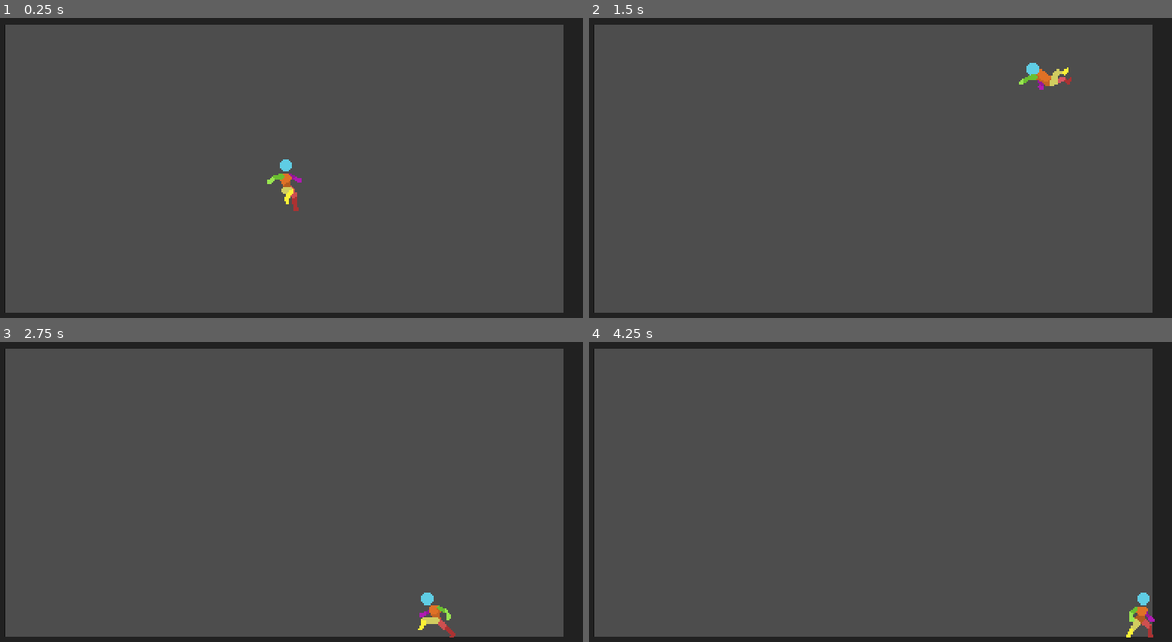
Above: before the commit, frames 1-4 (two rows, left to right).
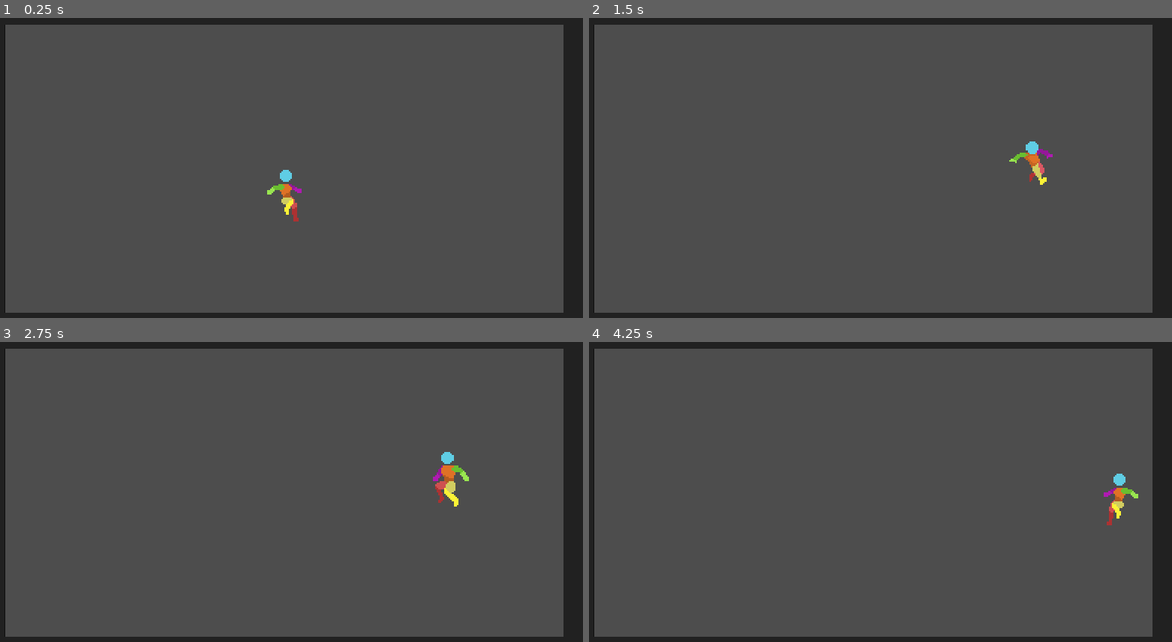
Above: after the commit, the same moments.

Repository: alexishachemi/godot-smc
Game: Godot game, scene res://example/example_scene.tscn
Two runs of this game, one before a commit and one after it. Both use one fixed random seed, a clock stepped at 60 frames per second and the inputs below.
Inputs:
- Up to frame 1 (0.25 s): no input
- Up to frame 2 (1.5 s): hold D (right) from 0.53 s (still down); tap Space (jump) at 0.6, 0.77, 1.07, 1.35 s
- Up to frame 3 (2.75 s): tap Space (jump) at 1.52, 1.82, 2.1 s; release D (right) at 2.03 s; hold A (left) from 2.03 s (still down)
- Up to frame 4 (4.25 s): release A (left) at 2.78 s; hold D (right) from 2.78 s (still down); tap Space (jump) at 2.85, 3.02, 3.32, 3.6, 3.77, 4.07 s

The runs differ from the first frame. In frame 1, 0.5% of the frame differs, in the area x 45-52%, y 47-68%; in frame 2, 0.7%; in frame 3, 0.8%, in the area x 71-81%, y 36-99%; in frame 4, 0.7%.

Commit message:
Add wall example states

Diff:
--- a/example/components/physics_component.gd
+++ b/example/components/physics_component.gd
@@ -12,9 +12,11 @@
 func get_dependencies() -> Dictionary:
 	return {"AnimatorComponent": "animator"}
 
-func apply_gravity():
-	body.velocity += body.up_direction * -gravity_force
-	body.velocity.clampf(-terminal_speed, terminal_speed)
+func apply_gravity(force = null, max_speed = null):
+	var _force = force if force is float else gravity_force
+	var _max_speed = max_speed if max_speed is float else terminal_speed
+	body.velocity += body.up_direction * -_force
+	body.velocity = body.velocity.clampf(-_max_speed, _max_speed)
 
 func update_flip():
 	if body.velocity.x < 0:
--- a/example/components/stats_component.gd
+++ b/example/components/stats_component.gd
@@ -9,6 +9,7 @@
 @export var max_speed: int
 @export var air_acceleration: int
 @export var air_max_speed: int
+@export var wall_jump_H_force: int
 @export_group("current")
 @export var jumps: int
 
--- /dev/null
+++ b/example/components/wall_detector_component.gd
@@ -0,0 +1,14 @@
+class_name WallDetectorComponent
+extends Component
+
+@export var detectors: Array[WallDetector]
+
+var detection_map: Dictionary
+
+func touches(dir = null) -> bool:
+	for d in detectors:
+		if d.direction == dir:
+			return d.enabled
+		elif dir == null and d.enabled:
+			return true
+	return false
--- a/example/example_scene.tscn
+++ b/example/example_scene.tscn
@@ -20,11 +20,12 @@
 [node name="StaticBody2D2" type="StaticBody2D" parent="."]
 position = Vector2(2350.45, 1653.24)
 scale = Vector2(9.14911, 2.01799)
+collision_layer = 2
+collision_mask = 0
 metadata/_edit_group_ = true
 
 [node name="CollisionShape2D" type="CollisionShape2D" parent="StaticBody2D2"]
 position = Vector2(-129.242, -669.256)
-scale = Vector2(1, 1)
 shape = SubResource("RectangleShape2D_0uw12")
 
 [node name="Sprite2D" type="Sprite2D" parent="StaticBody2D2"]
@@ -35,11 +36,12 @@
 [node name="StaticBody2D3" type="StaticBody2D" parent="."]
 position = Vector2(1168, 1656)
 scale = Vector2(9.14911, 2.01799)
+collision_layer = 2
+collision_mask = 0
 metadata/_edit_group_ = true
 
 [node name="CollisionShape2D" type="CollisionShape2D" parent="StaticBody2D3"]
 position = Vector2(-129.242, -669.29)
-scale = Vector2(1, 1)
 shape = SubResource("RectangleShape2D_0uw12")
 
 [node name="Sprite2D" type="Sprite2D" parent="StaticBody2D3"]
@@ -50,6 +52,8 @@
 [node name="StaticBody2D" type="StaticBody2D" parent="."]
 position = Vector2(584, 683)
 scale = Vector2(3.02475, 1.42056)
+collision_layer = 2
+collision_mask = 0
 metadata/_edit_group_ = true
 
 [node name="CollisionShape2D" type="CollisionShape2D" parent="StaticBody2D"]
@@ -63,6 +67,8 @@
 [node name="StaticBody2D4" type="StaticBody2D" parent="."]
 position = Vector2(576, -32)
 scale = Vector2(3.02475, 1.42056)
+collision_layer = 2
+collision_mask = 0
 metadata/_edit_group_ = true
 
 [node name="CollisionShape2D" type="CollisionShape2D" parent="StaticBody2D4"]
--- a/example/player.tscn
+++ b/example/player.tscn
@@ -8,17 +8,23 @@
 [ext_resource type="Texture2D" uid="uid://dsl2tj2pq4j1k" path="res://example/sprites/Player Idle 48x48.png" id="3_hraqs"]
 [ext_resource type="Texture2D" uid="uid://c505vjxsdup0x" path="res://example/sprites/player land 48x48.png" id="4_hjo3w"]
 [ext_resource type="Texture2D" uid="uid://dvlrycjlil8ue" path="res://example/sprites/player run 48x48.png" id="5_8842k"]
+[ext_resource type="Texture2D" uid="uid://uo42aak2ueih" path="res://example/sprites/player wall land 48x48.png" id="6_2bfr5"]
+[ext_resource type="Script" path="res://example/ressources/wall_detector.gd" id="6_6b1jq"]
+[ext_resource type="Texture2D" uid="uid://dm68y1bhfojsw" path="res://example/sprites/player wall slide 48x48.png" id="7_t1kmx"]
 [ext_resource type="Script" path="res://example/components/physics_component.gd" id="8_8csqj"]
 [ext_resource type="Script" path="res://example/components/input_component.gd" id="9_b06cs"]
 [ext_resource type="Script" path="res://example/states/idle.gd" id="10_gip77"]
 [ext_resource type="Script" path="res://example/components/stats_component.gd" id="10_tj3p2"]
+[ext_resource type="Script" path="res://example/components/wall_detector_component.gd" id="11_vra7y"]
 [ext_resource type="Script" path="res://example/states/run.gd" id="13_3k7vp"]
 [ext_resource type="Script" path="res://example/states/jump.gd" id="13_jk8jh"]
 [ext_resource type="Script" path="res://example/states/fall.gd" id="14_oees3"]
 [ext_resource type="Script" path="res://example/states/land.gd" id="16_bvkri"]
+[ext_resource type="Script" path="res://example/states/wall_land.gd" id="19_w2h4h"]
+[ext_resource type="Script" path="res://example/states/wall_slide.gd" id="22_taks6"]
 
 [sub_resource type="RectangleShape2D" id="RectangleShape2D_5rfm7"]
-size = Vector2(14, 24)
+size = Vector2(11, 24)
 
 [sub_resource type="AtlasTexture" id="AtlasTexture_qykrr"]
 atlas = ExtResource("1_0r6n0")
@@ -167,6 +173,26 @@
 [sub_resource type="AtlasTexture" id="AtlasTexture_7mjwp"]
 atlas = ExtResource("5_8842k")
 region = Rect2(336, 0, 48, 48)
+
+[sub_resource type="AtlasTexture" id="AtlasTexture_4wxdc"]
+atlas = ExtResource("6_2bfr5")
+region = Rect2(192, 0, 48, 48)
+
+[sub_resource type="AtlasTexture" id="AtlasTexture_0sa5p"]
+atlas = ExtResource("6_2bfr5")
+region = Rect2(240, 0, 48, 48)
+
+[sub_resource type="AtlasTexture" id="AtlasTexture_iwhgi"]
+atlas = ExtResource("7_t1kmx")
+region = Rect2(0, 0, 48, 48)
+
+[sub_resource type="AtlasTexture" id="AtlasTexture_tpgmj"]
+atlas = ExtResource("7_t1kmx")
+region = Rect2(48, 0, 48, 48)
+
+[sub_resource type="AtlasTexture" id="AtlasTexture_kg46y"]
+atlas = ExtResource("7_t1kmx")
+region = Rect2(96, 0, 48, 48)
 
 [sub_resource type="SpriteFrames" id="SpriteFrames_bqbpv"]
 animations = [{
@@ -315,19 +341,75 @@
 "loop": true,
 "name": &"run",
 "speed": 10.0
+}, {
+"frames": [{
+"duration": 1.0,
+"texture": SubResource("AtlasTexture_4wxdc")
+}, {
+"duration": 1.0,
+"texture": SubResource("AtlasTexture_0sa5p")
+}],
+"loop": false,
+"name": &"wall_land",
+"speed": 10.0
+}, {
+"frames": [{
+"duration": 1.0,
+"texture": SubResource("AtlasTexture_iwhgi")
+}, {
+"duration": 1.0,
+"texture": SubResource("AtlasTexture_tpgmj")
+}, {
+"duration": 1.0,
+"texture": SubResource("AtlasTexture_kg46y")
+}],
+"loop": false,
+"name": &"wall_slide",
+"speed": 10.0
 }]
 
+[sub_resource type="CircleShape2D" id="CircleShape2D_k8o2q"]
+radius = 1.0
+
 [node name="Player" type="CharacterBody2D"]
+collision_mask = 2
 
 [node name="CollisionShape2D" type="CollisionShape2D" parent="."]
-position = Vector2(-1, 3)
+position = Vector2(-0.5, 3)
 shape = SubResource("RectangleShape2D_5rfm7")
 
 [node name="AnimatedSprite" type="AnimatedSprite2D" parent="."]
 position = Vector2(0, -1)
 sprite_frames = SubResource("SpriteFrames_bqbpv")
-animation = &"jump"
-frame_progress = 1.0
+animation = &"wall_land"
+
+[node name="LeftWallDetector" type="Node2D" parent="." node_paths=PackedStringArray("area")]
+position = Vector2(8, 3)
+script = ExtResource("6_6b1jq")
+direction_str = "LEFT"
+area = NodePath("area")
+metadata/_edit_group_ = true
+
+[node name="area" type="Area2D" parent="LeftWallDetector"]
+collision_layer = 0
+collision_mask = 2
+
+[node name="CollisionShape2D" type="CollisionShape2D" parent="LeftWallDetector/area"]
+shape = SubResource("CircleShape2D_k8o2q")
+
+[node name="RightWallDetector" type="Node2D" parent="." node_paths=PackedStringArray("area")]
+position = Vector2(-8, 3)
+script = ExtResource("6_6b1jq")
+direction_str = "RIGHT"
+area = NodePath("area")
+metadata/_edit_group_ = true
+
+[node name="area" type="Area2D" parent="RightWallDetector"]
+collision_layer = 0
+collision_mask = 2
+
+[node name="CollisionShape2D" type="CollisionShape2D" parent="RightWallDetector/area"]
+shape = SubResource("CircleShape2D_k8o2q")
 
 [node name="ComponentManager" type="Node" parent="."]
 script = ExtResource("2_b38yy")
@@ -339,7 +421,7 @@
 [node name="Physics" type="Node" parent="ComponentManager" node_paths=PackedStringArray("body")]
 script = ExtResource("8_8csqj")
 body = NodePath("../..")
-gravity_force = 20.0
+gravity_force = 30.0
 deceleration = 30
 
 [node name="Input" type="Node" parent="ComponentManager"]
@@ -348,13 +430,18 @@
 [node name="Stats" type="Node" parent="ComponentManager"]
 script = ExtResource("10_tj3p2")
 max_jumps = 2
-jump_force = 800
-alt_jump_force = 600
+jump_force = 1000
+alt_jump_force = 800
 acceleration = 40
 max_speed = 500
 air_acceleration = 30
 air_max_speed = 400
+wall_jump_H_force = 400
 jumps = 2
+
+[node name="WallDetector" type="Node" parent="ComponentManager" node_paths=PackedStringArray("detectors")]
+script = ExtResource("11_vra7y")
+detectors = [NodePath("../../LeftWallDetector"), NodePath("../../RightWallDetector")]
 
 [node name="StateMachine" type="Node" parent="." node_paths=PackedStringArray("component_manager")]
 script = ExtResource("1_jar21")
@@ -375,3 +462,9 @@
 
 [node name="land" type="Node" parent="StateMachine"]
 script = ExtResource("16_bvkri")
+
+[node name="wall_land" type="Node" parent="StateMachine"]
+script = ExtResource("19_w2h4h")
+
+[node name="wall_slide" type="Node" parent="StateMachine"]
+script = ExtResource("22_taks6")
--- /dev/null
+++ b/example/ressources/wall_detector.gd
@@ -0,0 +1,25 @@
+class_name WallDetector
+extends Node2D
+
+@export_enum("UP", "DOWN", "LEFT", "RIGHT") var direction_str: String
+@export var area: Area2D
+
+var enabled: bool = false
+var direction: Vector2
+
+func _ready():
+	area.body_entered.connect(func (_a): enabled = true)
+	area.body_exited.connect(func (_a): enabled = false)
+	direction = str_to_direction(direction_str)
+
+static func str_to_direction(s: String) -> Vector2:
+	match s.to_upper():
+		"UP":
+			return Vector2.UP
+		"DOWN":
+			return Vector2.DOWN
+		"LEFT":
+			return Vector2.LEFT
+		"RIGHT":
+			return Vector2.RIGHT
+	return Vector2.ZERO
--- a/example/states/fall.gd
+++ b/example/states/fall.gd
@@ -4,6 +4,7 @@
 var physics: PhysicsComponent
 var stats: StatsComponent
 var input: InputComponent
+var wall_detector: WallDetectorComponent
 
 func get_dependencies() -> Dictionary:
 	return {
@@ -11,6 +12,7 @@
 		"PhysicsComponent": "physics",
 		"StatsComponent": "stats",
 		"InputComponent": "input",
+		"WallDetectorComponent": "wall_detector"
 	}
 
 func enter(_prev_state: StringName, params: Dictionary = {}):
@@ -35,6 +37,8 @@
 		transition_to("jump", {"alt": true})
 	if physics.body.is_on_floor():
 		transition_to("land")
+	if direction != 0 and wall_detector.touches(Vector2(-direction, 0)):
+		transition_to("wall_slide")
 
 func physics_update(_delta: float):
 	physics.update()
--- a/example/states/jump.gd
+++ b/example/states/jump.gd
@@ -4,6 +4,7 @@
 var physics: PhysicsComponent
 var stats: StatsComponent
 var input: InputComponent
+var wall_detector: WallDetectorComponent
 
 func get_dependencies() -> Dictionary:
 	return {
@@ -11,6 +12,7 @@
 		"PhysicsComponent": "physics",
 		"StatsComponent": "stats",
 		"InputComponent": "input",
+		"WallDetectorComponent": "wall_detector"
 	}
 
 func jump(alt: bool = false):
@@ -41,6 +43,8 @@
 		jump(true)
 	if physics.body.velocity.y > 5:
 		transition_to("fall", {"alt": animator.animated_sprite.animation == "alt_jump"})
+	if direction != 0 and wall_detector.touches(Vector2(-direction, 0)):
+		transition_to("wall_land")
 
 func physics_update(_delta: float):
 	physics.update()
--- /dev/null
+++ b/example/states/wall_land.gd
@@ -0,0 +1,49 @@
+extends State
+
+var animator: AnimatorComponent
+var physics: PhysicsComponent
+var stats: StatsComponent
+var input: InputComponent
+var wall_detector: WallDetectorComponent
+
+var touches_right: bool = false
+
+func get_dependencies() -> Dictionary:
+	return {
+		"AnimatorComponent": "animator",
+		"PhysicsComponent": "physics",
+		"StatsComponent": "stats",
+		"InputComponent": "input",
+		"WallDetectorComponent": "wall_detector"
+	}
+
+func enter(_prev_state: StringName, _params: Dictionary = {}):
+	touches_right = wall_detector.touches(Vector2.RIGHT)
+	animator.animated_sprite.flip_h = touches_right
+	animator.play("wall_land")
+	stats.reset_stat("jumps")
+
+func exit():
+	animator.stop()
+
+func update(_delta: float):
+	var direction: int = 1 if touches_right else -1
+	var input_direction: int = ceil(input.get_vector().x)
+
+	if physics.body.is_on_floor():
+		transition_to("idle")
+	elif input.check_action("jump"):
+		animator.animated_sprite.flip_h = not touches_right
+		physics.body.velocity.x = stats.wall_jump_H_force * direction
+		transition_to("jump")
+	elif input_direction != 0 and input_direction == direction:
+		animator.animated_sprite.flip_h = not touches_right
+		physics.body.velocity.x = stats.wall_jump_H_force * direction
+		transition_to("fall")
+	elif not wall_detector.touches():
+		transition_to("fall")
+	elif physics.body.velocity.y > 5:
+		transition_to("wall_slide")
+
+func physics_update(_delta: float):
+	physics.update()
--- /dev/null
+++ b/example/states/wall_slide.gd
@@ -0,0 +1,49 @@
+extends State
+
+var animator: AnimatorComponent
+var physics: PhysicsComponent
+var stats: StatsComponent
+var input: InputComponent
+var wall_detector: WallDetectorComponent
+
+var touches_right: bool = false
+
+func get_dependencies() -> Dictionary:
+	return {
+		"AnimatorComponent": "animator",
+		"PhysicsComponent": "physics",
+		"StatsComponent": "stats",
+		"InputComponent": "input",
+		"WallDetectorComponent": "wall_detector"
+	}
+
+func enter(_prev_state: StringName, _params: Dictionary = {}):
+	touches_right = wall_detector.touches(Vector2.RIGHT)
+	animator.animated_sprite.flip_h = touches_right
+	animator.play("wall_slide")
+	stats.reset_stat("jumps")
+
+func exit():
+	animator.stop()
+
+func update(_delta: float):
+	var direction: int = 1 if touches_right else -1
+	var input_direction: int = ceil(input.get_vector().x)
+
+	if physics.body.is_on_floor():
+		animator.animated_sprite.flip_h = not touches_right
+		transition_to("land")
+	elif input.check_action("jump"):
+		animator.animated_sprite.flip_h = not touches_right
+		physics.body.velocity.x = stats.wall_jump_H_force * direction
+		transition_to("jump")
+	elif input_direction != 0 and input_direction == direction:
+		animator.animated_sprite.flip_h = not touches_right
+		physics.body.velocity.x = stats.wall_jump_H_force * direction
+		transition_to("fall")
+	elif not wall_detector.touches():
+		transition_to("fall")
+
+func physics_update(_delta: float):
+	physics.apply_gravity(physics.gravity_force / 3, physics.terminal_speed / 4)
+	physics.update(false)
--- a/project.godot
+++ b/project.godot
@@ -52,6 +52,11 @@
 ]
 }
 
+[layer_names]
+
+2d_physics/layer_1="Player"
+2d_physics/layer_2="Wall"
+
 [rendering]
 
 textures/canvas_textures/default_texture_filter=0
Not shown: 1 places in example/player.tscn that only renumber resources
Binary file added: example/sprites/player wall land 48x48.png
Not shown, added: example/sprites/player wall land 48x48.png.import
Binary file added: example/sprites/player wall slide 48x48.png
Not shown, added: example/sprites/player wall slide 48x48.png.import
